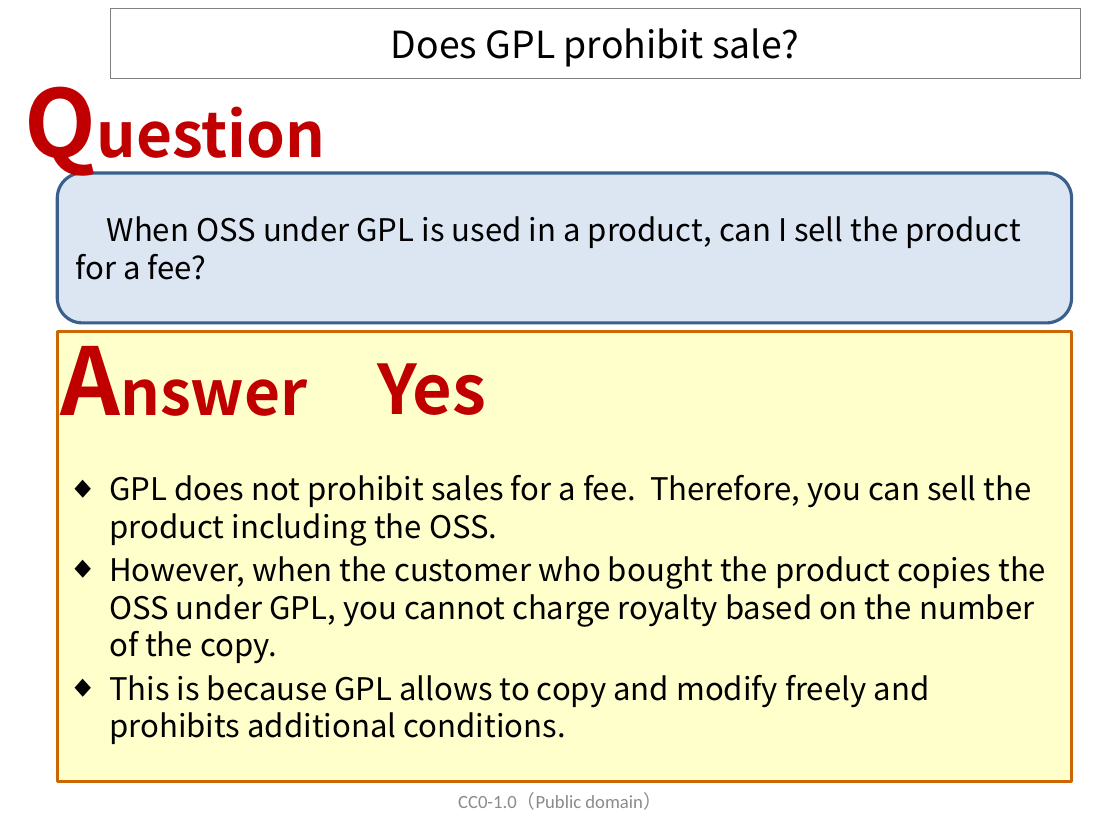
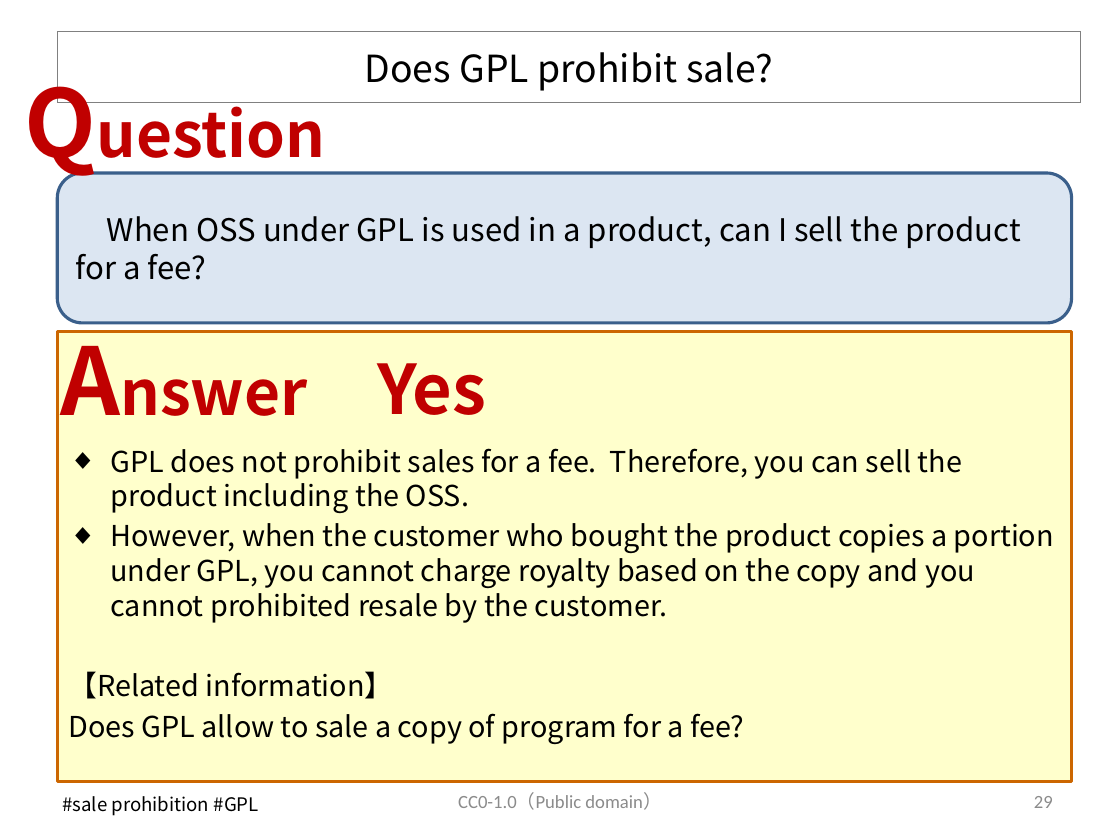
Before and after one commit to OpenChain-Project/OpenChain-JWG, a slide deck: slide 29 of Education_Material/FAQ/Misunderstandings_of_OSS_licenses_CC0.pptx (slide 17 before the commit). Drawn at 1120x840 pixels with LibreOffice and Linux fonts; fonts in the diff are those of the drawing. Boxes give left, top, right and bottom in pixels: in the first picture for what was removed or moved away, otherwise in the second. Text is boxed around its words. In the diff, an @@ line names an element or a change of style, - is before the commit and + after.

```diff
--- a/Education_Material/FAQ/Misunderstandings_of_OSS_licenses_CC0.pptx
+++ b/Education_Material/FAQ/Misunderstandings_of_OSS_licenses_CC0.pptx
@@ title "Does GPL prohibit sale?" resized from (x1=110, y1=8, x2=1080, y2=78) to (x1=57, y1=32, x2=1080, y2=103) @@
@@ text "GPL does not prohibit sales ..." moved from (x1=109, y1=475, x2=1046, y2=744) to (x1=68, y1=448, x2=1054, y2=744) @@
@@ text at (x1=111, y1=448, x2=962, y2=513): size 20 to 18.5 pt in "GPL does not prohibit sales for a ..." @@
@@ text at (x1=68, y1=523, x2=1054, y2=744): text changed; size 20 to 18.5 pt @@
-◆ However, when the customer who bought the product copies the OSS under GPL, you cannot charge royalty based on the number of the copy.
-◆ This is because GPL allows to copy and modify freely and prohibits additional conditions.
+◆ However, when the customer who bought the product copies a portion under GPL, you cannot charge royalty based on the copy and you cannot prohibited resale by the customer.
+【Related information】
+Does GPL allow to sale a copy of program for a fee?
@@ text added at (x1=62, y1=796, x2=259, y2=816), 12 pt, text #000000 @@
+#sale prohibition #GPL
@@ page number added at (x1=1034, y1=796, x2=1053, y2=808), 12 pt, text #8C8C8C @@
+29
```
Also in this commit, not shown: 17 other slides changed, 20 slides added, 2 slides removed, 1 other file.
